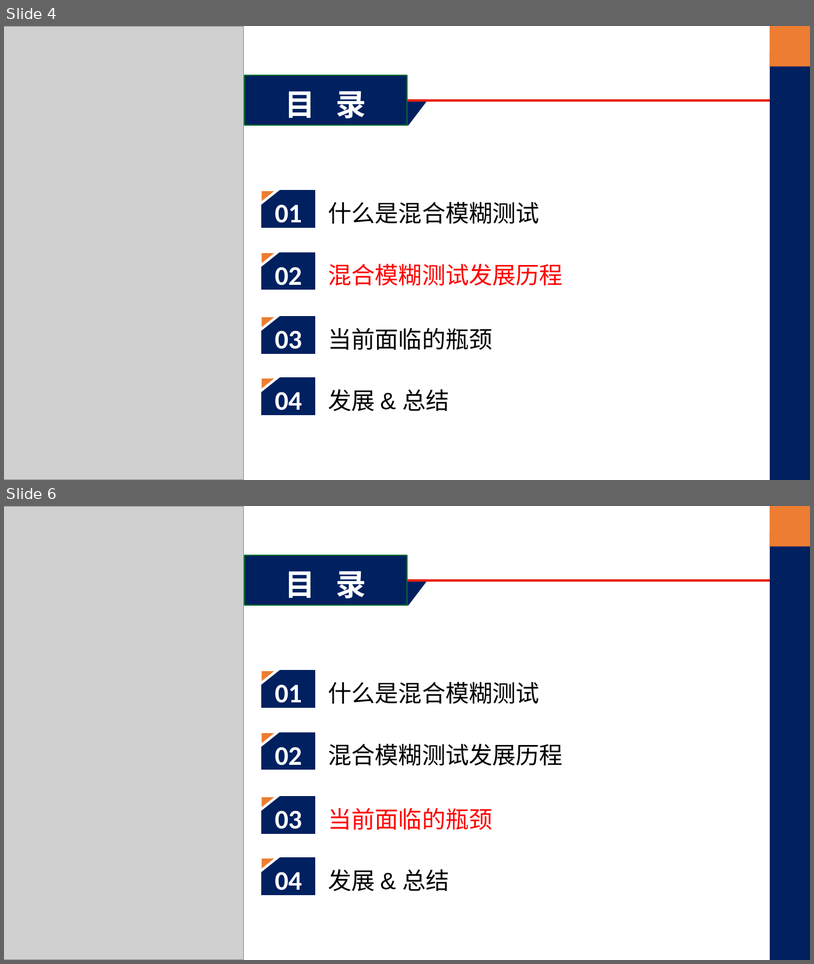
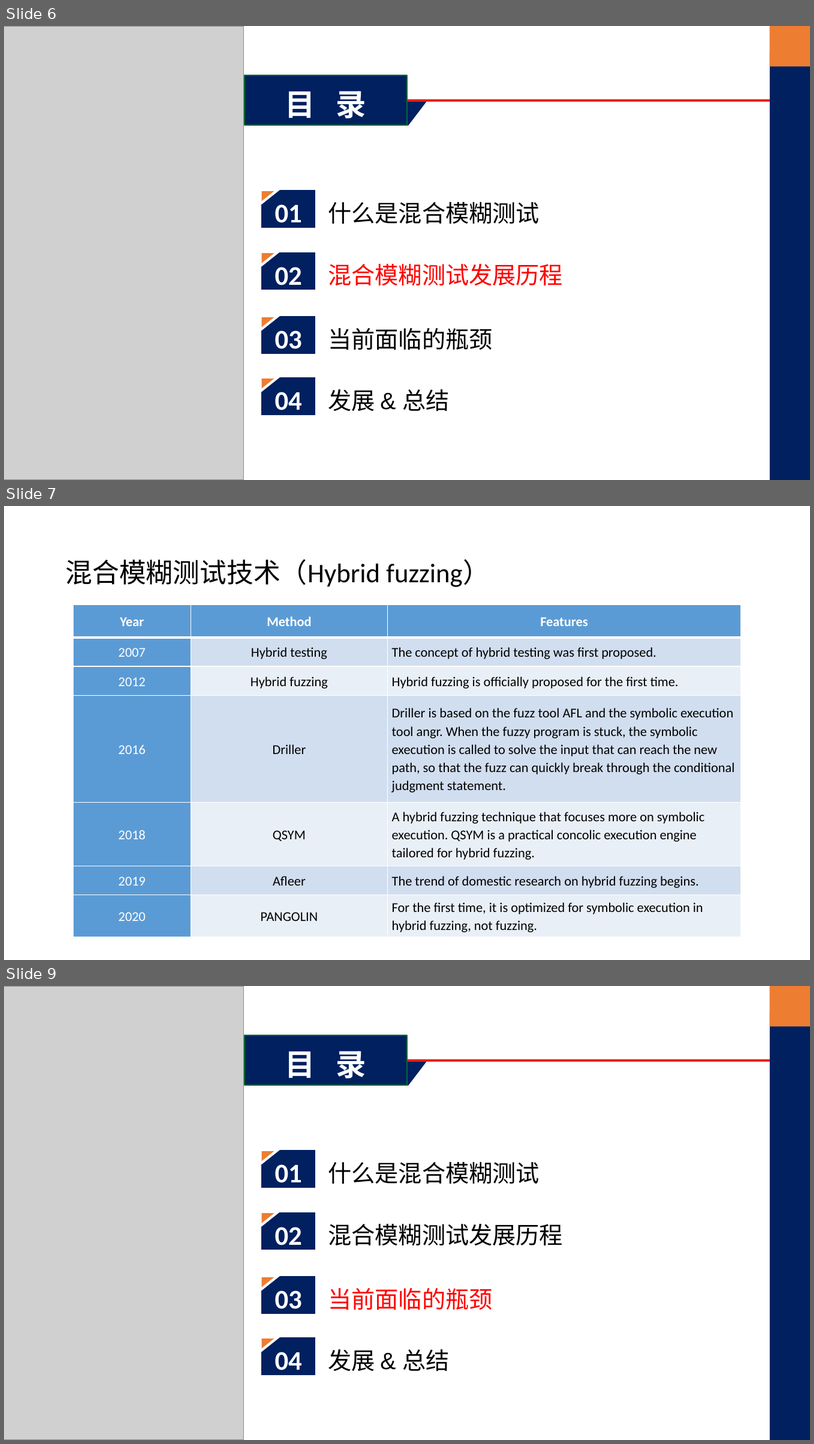
Before and after one commit to WayneDevMaze/Chinese_review_fuzzing, a slide deck: PPT/A Survey of Hybrid Fuzzing based on Symbolic Execution.pptx. Shown one above the other, each under a label of ours: slides 4 and 6 before the commit, slides 6, 7 and 9 after it; the slides between them are not shown. The pictures are 814x964 and 814x1444 pixels, drawn with LibreOffice and Linux fonts; fonts in the diff are those of the drawing; grey boxes stand for pictures. Boxes give left, top, right and bottom in pixels: in the first picture for what was removed or moved away, otherwise in the second. Text is boxed around its words. In the diff, an @@ line names an element or a change of style, - is before the commit and + after.

Commit message:
ppt update

```diff
--- a/PPT/A Survey of Hybrid Fuzzing based on Symbolic Execution.pptx
+++ b/PPT/A Survey of Hybrid Fuzzing based on Symbolic Execution.pptx
@@ slide 7 added at (4, 506, 810, 960), background #FFFFFF @@
@@ title added at (65, 559, 490, 587), 32 pt, text #000000 @@
+混合模糊测试技术（Hybrid fuzzing）
@@ table added at (73, 604, 741, 937), 7 rows, 3 columns @@
+Year | Method | Features
+2007 | Hybrid testing | The concept of hybrid testing was first proposed.
+2012 | Hybrid fuzzing | Hybrid fuzzing is officially proposed for the first time.
+2016 | Driller | Driller is based on the fuzz tool AFL and the symbolic execution tool angr. When the fuzzy program is stuck, the symbolic execution is called to solve the input that can reach the new path, so that the fuzz can quickly break through the conditional judgment statement.
+2018 | QSYM | A hybrid fuzzing technique that focuses more on symbolic execution. QSYM is a practical concolic execution engine tailored for hybrid fuzzing.
+2019 | Afleer | The trend of domestic research on hybrid fuzzing begins.
+2020 | PANGOLIN | For the first time, it is optimized for symbolic execution in hybrid fuzzing, not fuzzing.
@@ what was slide 4 is now slide 6 @@
@@ what was slide 6 is now slide 9 @@
```
Also in this commit, not shown: 5 other slides added, 3 slides removed.
